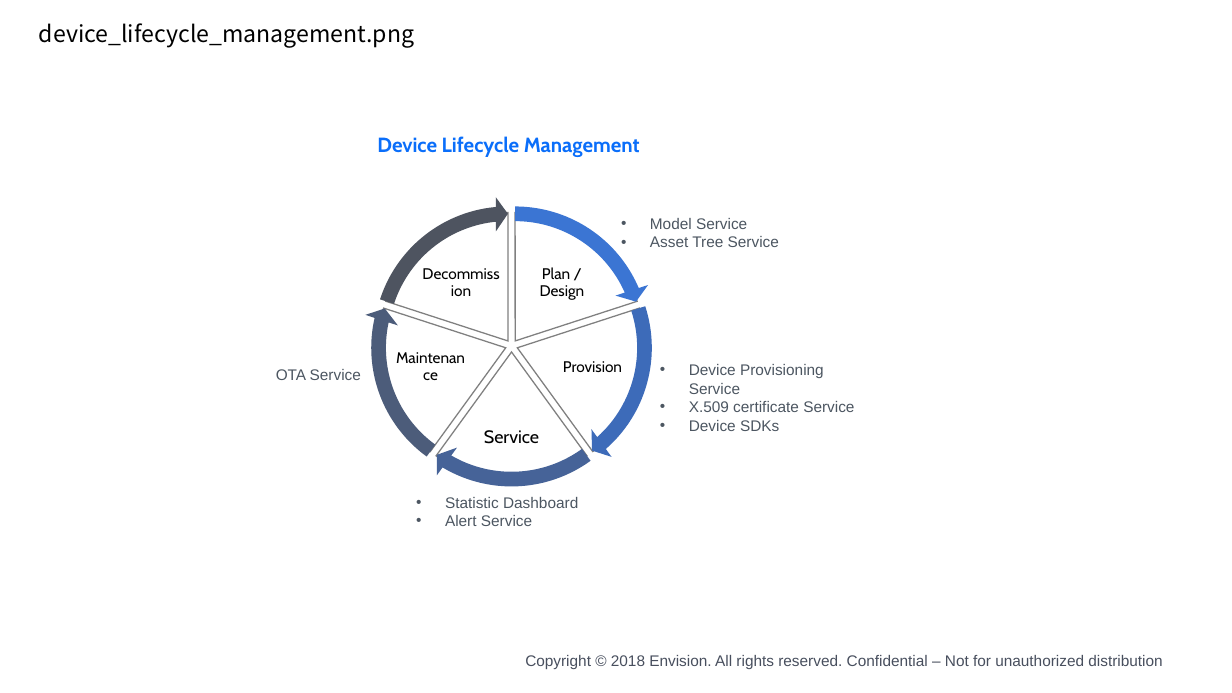
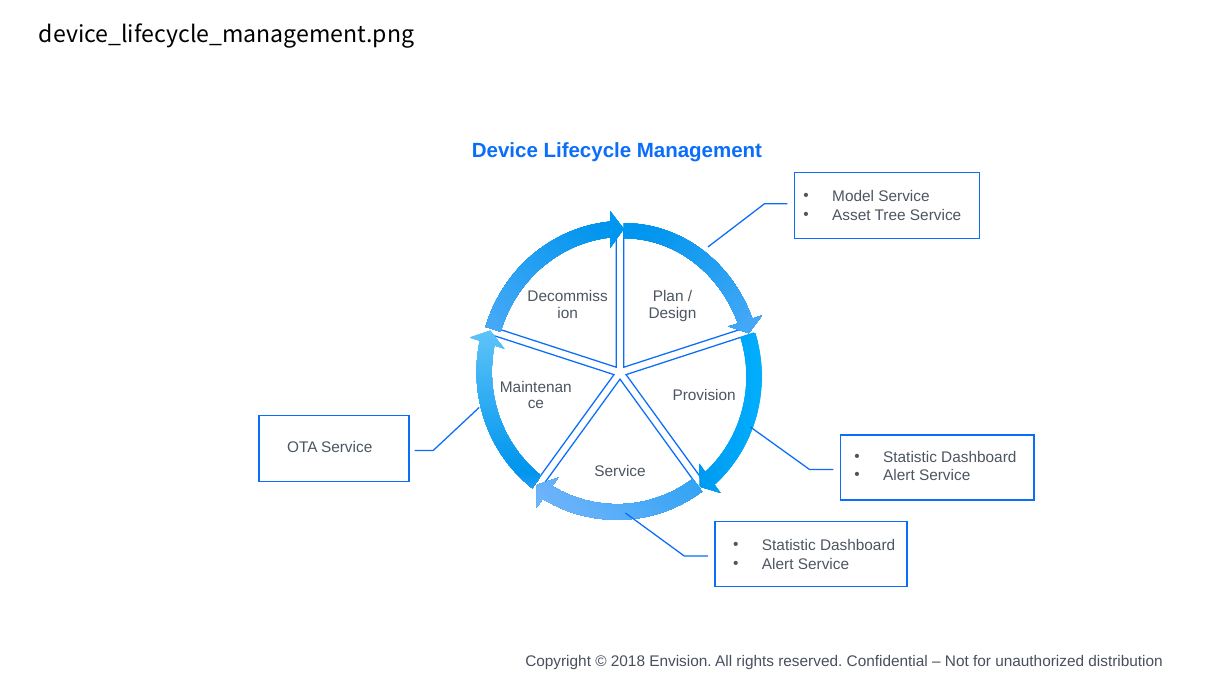
Before and after one commit to kikuchiyo/device_connection_en, a slide deck: slide 23 of media/device_en.pptx. Drawn at 1232x693 pixels with LibreOffice and Linux fonts; fonts in the diff are those of the drawing; background and template pictures are left out. Boxes give left, top, right and bottom in pixels: in the first picture for what was removed or moved away, otherwise in the second. Text is boxed around its words. In the diff, an @@ line names an element or a change of style, - is before the commit and + after.

```diff
--- a/media/device_en.pptx
+++ b/media/device_en.pptx
@@ text "Device Lifecycle Management": place and size @@
-text "Device Lifecycle Management" at (377, 136, 640, 157)
+text "Device Lifecycle Management" at (472, 142, 762, 162)
@@ text "Device Lifecycle Management" at (472, 142, 762, 162): font Cabin to Arial @@
@@ group added at (259, 173, 1034, 587): 4 border callouts, 1 text @@
+• Statistic Dashboard
+• Alert Service
@@ text "Model Service": place and size @@
-text "Model Service" at (650, 218, 779, 247)
+text "Model Service" at (832, 190, 961, 220)
@@ circular arrow: place and size @@
-circular arrow at (373, 203, 662, 492)
+circular arrow at (463, 219, 771, 531)
@@ circular arrow at (463, 219, 771, 531): fill #3D6BB9 to gradient #00B0FD to #0095EE to #90BDFF; proportions changed @@
@@ circular arrow: place and size @@
-circular arrow at (368, 208, 656, 496)
+circular arrow at (467, 216, 767, 528)
@@ circular arrow at (467, 216, 767, 528): fill #466398 to gradient #98E0FF to #0095EE to #6CA8FF; proportions changed @@
@@ circular arrow: place and size @@
-circular arrow at (361, 203, 650, 492)
+circular arrow at (468, 222, 772, 532)
@@ circular arrow at (468, 222, 772, 532): fill #4C5C7A to gradient #00B0FD to #0095EE to #A1C7FF; proportions changed @@
@@ circular arrow: place and size @@
-circular arrow at (364, 197, 653, 485)
+circular arrow at (469, 211, 779, 533)
@@ circular arrow at (469, 211, 779, 533): fill #4E5460 to gradient #00B0FD to #0095EE to #90BDFF @@
@@ circular arrow: place and size @@
-circular arrow at (371, 197, 659, 485)
+circular arrow at (476, 213, 772, 535)
@@ circular arrow at (476, 213, 772, 535): fill #3B75D3 to gradient #00B0FD to #0095EE to #90BDFF @@
@@ pie slice (boxed as its full ellipse): place and size @@
-pie slice (boxed as its full ellipse) at (377, 220, 634, 477)
+pie slice (boxed as its full ellipse) at (481, 236, 748, 513)
@@ pie slice (boxed as its full ellipse) at (481, 236, 748, 513): fill #FFFFFF to none; outline #808080 1 pt to #0A6EFA 1 pt @@
@@ pie slice (boxed as its full ellipse): place and size @@
-pie slice (boxed as its full ellipse) at (384, 224, 640, 481)
+pie slice (boxed as its full ellipse) at (483, 228, 750, 506)
@@ pie slice (boxed as its full ellipse): place and size @@
-pie slice (boxed as its full ellipse) at (389, 220, 646, 477)
+pie slice (boxed as its full ellipse) at (491, 228, 758, 506)
@@ pie slice (boxed as its full ellipse): place and size @@
-pie slice (boxed as its full ellipse) at (387, 213, 644, 470)
+pie slice (boxed as its full ellipse) at (493, 236, 760, 513)
@@ fill #FFFFFF to none; outline #808080 1 pt to #0A6EFA 1 pt; proportions changed in 4 elements at (483, 228, 750, 506), (491, 228, 758, 506), (493, 236, 760, 513), (487, 240, 754, 518) @@
@@ pie slice (boxed as its full ellipse): place and size @@
-pie slice (boxed as its full ellipse) at (380, 213, 637, 470)
+pie slice (boxed as its full ellipse) at (487, 240, 754, 518)
@@ text "Decommission": place and size @@
-text "Decommission" at (420, 256, 502, 311)
+text "Decommission" at (525, 275, 611, 335)
@@ text "Plan / Design": place and size @@
-text "Plan / Design" at (540, 267, 585, 300)
+text "Plan / Design" at (649, 290, 697, 321)
@@ text "Maintenance": place and size @@
-text "Maintenance" at (393, 336, 470, 397)
+text "Maintenance" at (496, 363, 576, 429)
@@ font Cabin to Arial, text colour #000000 to #4C5661 in 4 elements at (525, 275, 611, 335), (649, 290, 697, 321), (496, 363, 576, 429), (673, 389, 736, 400) @@
@@ text "Provision": place and size @@
-text "Provision" at (563, 361, 622, 372)
+text "Provision" at (673, 389, 736, 400)
@@ text removed at (689, 364, 854, 431) @@
-• Device Provisioning Service
-• X.509 certificate Service
-• Device SDKs
@@ text "OTA Service": place and size @@
-text "OTA Service" at (276, 369, 361, 380)
+text "OTA Service" at (287, 441, 372, 452)
@@ text "Service": place and size @@
-text "Service" at (484, 430, 539, 444)
+text "Service" at (594, 465, 645, 476)
@@ text "Service" at (594, 465, 645, 476): size 14 to 12 pt, font Cabin to Arial, text colour #000000 to #4C5661 @@
@@ text "Statistic Dashboard": place and size @@
-text "Statistic Dashboard" at (445, 497, 578, 526)
+text "Statistic Dashboard" at (883, 451, 1016, 480)
```
Also in this commit, not shown: 2 other files.
